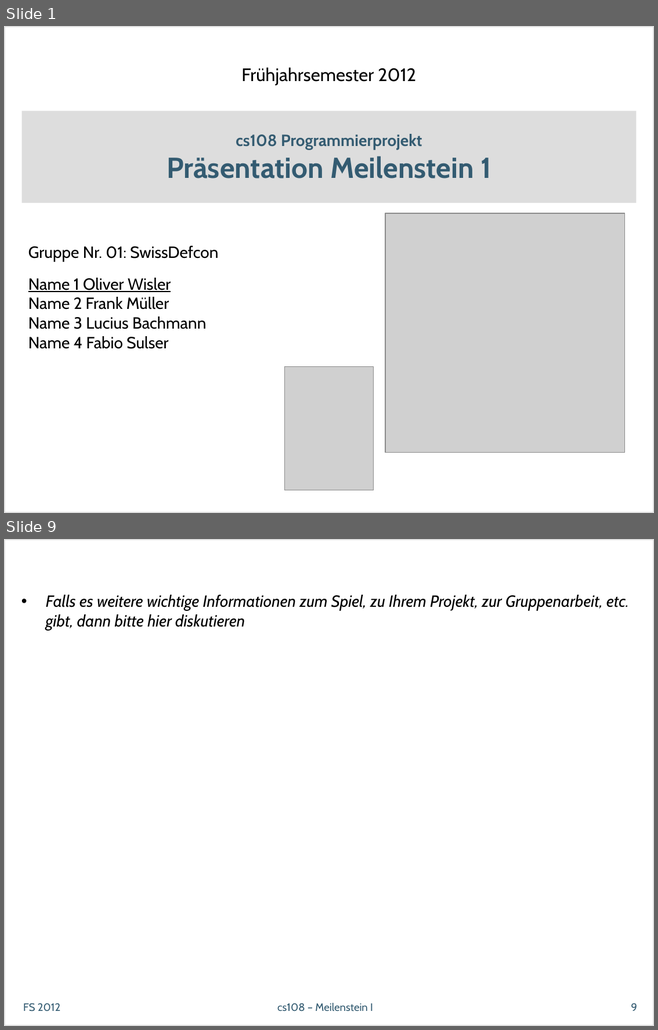
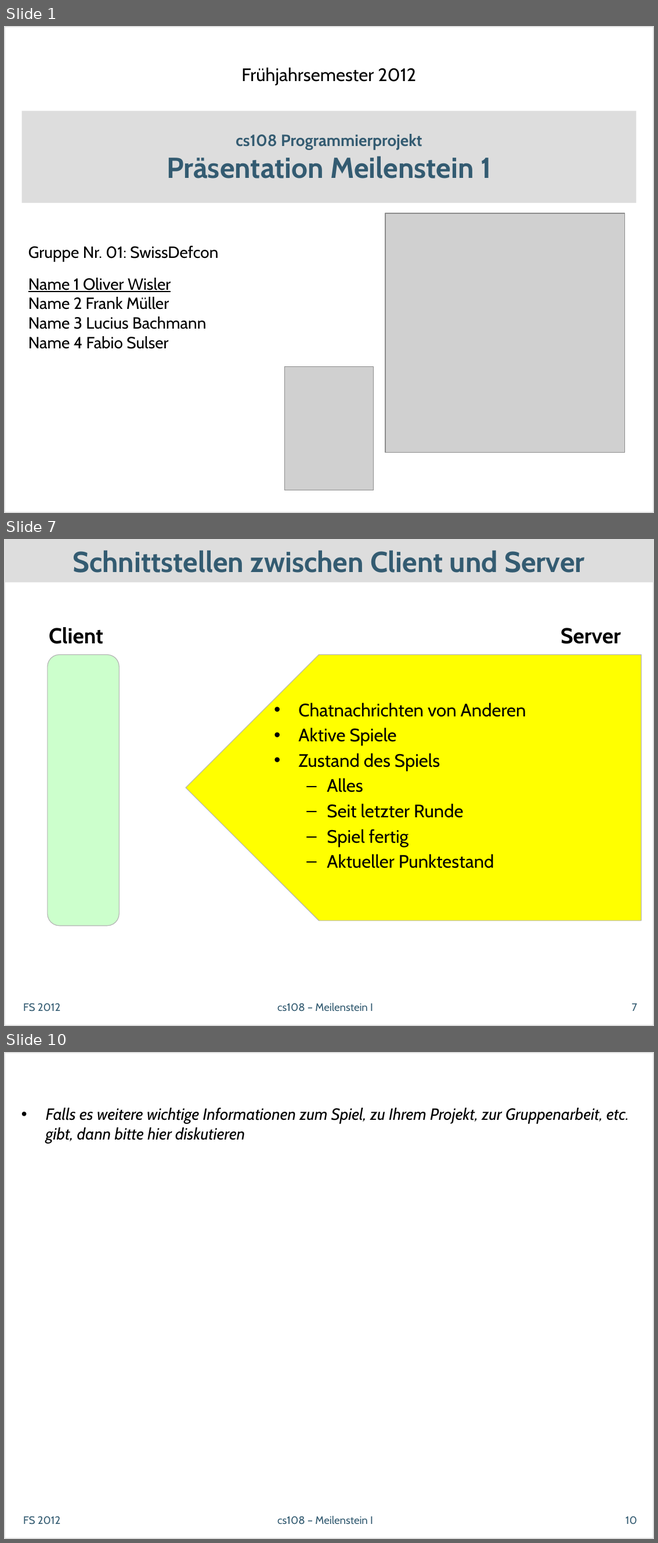
Before and after one commit to dihydrogenmonoxide/CS108, a slide deck: presentations/meilenstein1_v1.pptx. Shown one above the other, each under a label of ours: slides 1 and 9 before the commit, slides 1, 7 and 10 after it; the slides between them are not shown. The pictures are 658x1030 and 658x1543 pixels, drawn with LibreOffice and Linux fonts; fonts in the diff are those of the drawing; grey boxes stand for pictures. Boxes give left, top, right and bottom in pixels: in the first picture for what was removed or moved away, otherwise in the second. Text is boxed around its words. In the diff, an @@ line names an element or a change of style, - is before the commit and + after.

```diff
--- a/presentations/meilenstein1_v1.pptx
+++ b/presentations/meilenstein1_v1.pptx
@@ slide 7 added at (4,539,654,1026), background #FFFFFF; not listed: 1 template element that a slide beside it also shows @@
@@ title added at (4,539,654,583), fill #DDDDDD, 32 pt, text #335B71, bold @@
+Schnittstellen zwischen Client und Server
@@ text added at (49,627,103,644), 24 pt, text #000000, bold @@
+Client
@@ text added at (560,628,621,644), 24 pt, text #000000, bold @@
+Server
@@ rounded rectangle added at (48,654,119,925), fill #CCFFCC, outline #B3B3B3 0.75 pt @@
@@ pentagon arrow added at (186,654,641,920), fill #FFFF00, outline #B3B3B3 0.75 pt @@
@@ text added at (298,703,526,868), 20 pt, text #000000 @@
+• Chatnachrichten von Anderen
+• Aktive Spiele
+• Zustand des Spiels
+  – Alles
+  – Seit letzter Runde
+  – Spiel fertig
+  – Aktueller Punktestand
@@ text added at (23,1003,60,1012), 12 pt, text #335B71 @@
+FS 2012
@@ text added at (277,1003,373,1012), 12 pt, text #335B71 @@
+cs108 – Meilenstein I
@@ page number added at (632,1004,637,1011), 12 pt, text #335B71 @@
+7
@@ what was slide 9 is now slide 10 @@
@@ page number at (625,1516,637,1524): text changed @@
-9
+10
```
Also in this commit, not shown: 7 slides changed.
